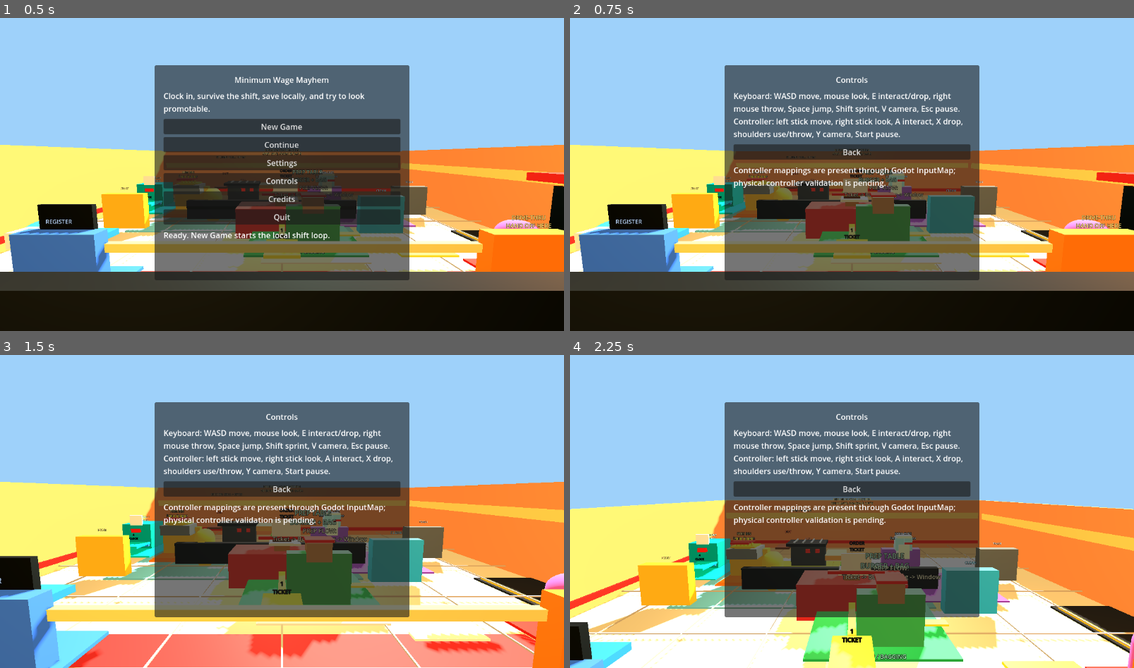
Above: before the commit, frames 1-4 (two rows, left to right).
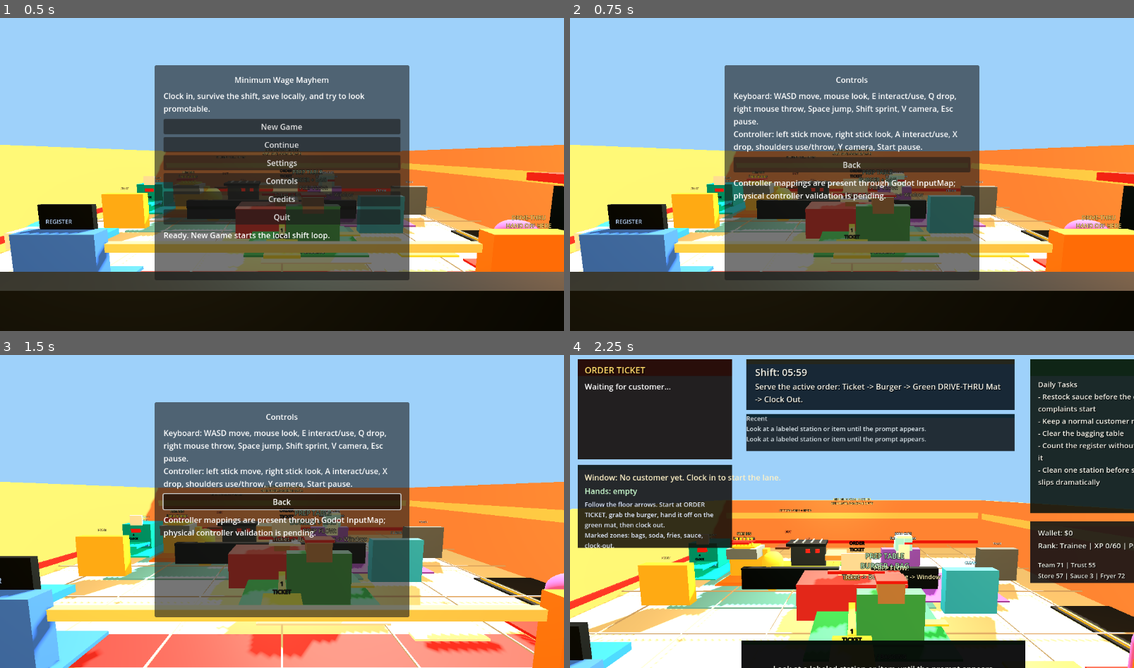
Above: after the commit, the same moments.

Repository: brogan101/minimum-wage-mayhem
Game: Godot game, scene res://scenes/world/Main.tscn
The game is run twice, just before and just after one commit, with the same random seed, the same clock (stepped at 60 frames per second) and the same inputs.
Inputs (mouse positions are in pixels of both pictures, inside the frame that each line leads up to):
- Up to frame 1 (0.5 s): no input
- Up to frame 2 (0.75 s): click "Controls" at 0.5 s
- Up to frame 3 (1.5 s): tap Enter (confirm) at 1.25 s; move the mouse to (310, 508) at 1.27 s; hold W (move_forward) from 1.28 s (still down); tap E (interact) at 1.35 s; click (310, 508) at 1.42 s
- Up to frame 4 (2.25 s): tap Space (jump) at 1.52, 1.82 s; tap Q (pickup_drop) at 1.55 s; release W (move_forward) at 2 s; click (852, 464) at 2 s, where only the run after the commit has a clickable "New Game"

Frame 1 is identical in both runs. In frame 2, 5.6% of the frame differs, in the area x 29-71%, y 23-59%; in frame 3, 5.7%; in frame 4, 69%, in the area x 1-100%, y 1-100%.

Commit message:
Phase 22 first shift feel bugfix pass

Diff:
--- a/scripts/managers/InputBootstrap.gd
+++ b/scripts/managers/InputBootstrap.gd
@@ -14,7 +14,7 @@
 	_add_key_action("move_right", [KEY_D, KEY_RIGHT])
 	_add_key_action("sprint", [KEY_SHIFT])
 	_add_key_action("interact", [KEY_E])
-	_add_key_action("pickup_drop", [KEY_E, KEY_Q])
+	_add_key_action("pickup_drop", [KEY_Q])
 	_add_key_action("use_item", [MOUSE_BUTTON_LEFT])
 	_add_key_action("throw_item", [MOUSE_BUTTON_RIGHT])
 	_add_key_action("throw", [MOUSE_BUTTON_RIGHT])
--- a/scripts/player/PlayerInteraction.gd
+++ b/scripts/player/PlayerInteraction.gd
@@ -20,13 +20,18 @@
 
 func _physics_process(_delta):
 	_update_prompt()
-	if Input.is_action_just_pressed("interact") or Input.is_action_just_pressed("pickup_drop"):
+	var interact_pressed = Input.is_action_just_pressed("interact")
+	var drop_pressed = Input.is_action_just_pressed("pickup_drop")
+	if interact_pressed or drop_pressed:
 		if carried_item:
-			if raycast and raycast.is_colliding():
+			if interact_pressed and raycast and raycast.is_colliding():
 				var target = raycast.get_collider()
-				if _is_pickup_item(target) and target != carried_item:
-					print("Item combination is deferred to Phase 2/3 station work.")
-			drop_item()
+				if use_carried_item_on(target):
+					return
+			if drop_pressed:
+				drop_item()
+			else:
+				_set_hud_feedback("Aim at a station to use " + _item_label(carried_item) + ", or press Q / X to drop.")
 		else:
 			attempt_interaction()
 	if Input.is_action_just_pressed("throw_item") and carried_item:
@@ -93,6 +98,21 @@
 	print("Threw item!")
 	_log_event("item_thrown", 1.0, _item_label(item_to_throw))
 
+func use_carried_item_on(target: Object) -> bool:
+	if not carried_item:
+		return false
+	if target and target.has_method("interact"):
+		var item_label = _item_label(carried_item)
+		target.interact(get_parent())
+		if not carried_item:
+			_update_held_hud("")
+		_log_event("carried_item_used_on_station", 1.0, item_label + " -> " + str(target.name))
+		_play_audio_hook("interact")
+		return true
+	if _is_pickup_item(target) and target != carried_item:
+		_set_hud_feedback("Use a labeled station first. Bag-combining is not part of this shift yet.")
+	return false
+
 func _autoload(name: String) -> Node:
 	return get_tree().root.get_node_or_null(name)
 
@@ -106,7 +126,16 @@
 func _update_prompt():
 	var next_prompt := ""
 	if carried_item:
-		next_prompt = "E / X: Drop " + _item_label(carried_item) + "    Mouse2 / LB: Throw"
+		var item_label = _item_label(carried_item)
+		if raycast and raycast.is_colliding():
+			var target = raycast.get_collider()
+			if target and target.has_method("interact"):
+				var text = target.get("interact_text")
+				next_prompt = "E / A: Use " + item_label + " at " + str(text if text != null else target.name) + "    Q / X: Drop"
+			else:
+				next_prompt = "Q / X: Drop " + item_label + "    Mouse2 / LB: Throw"
+		else:
+			next_prompt = "Q / X: Drop " + item_label + "    Mouse2 / LB: Throw"
 	elif raycast and raycast.is_colliding():
 		var target = raycast.get_collider()
 		if _is_pickup_item(target):
--- a/scripts/stations/DriveThruWindow.gd
+++ b/scripts/stations/DriveThruWindow.gd
@@ -9,10 +9,10 @@
 func _ready():
 	interact_text = success_text
 	var area = get_node_or_null("HandOffArea")
-	if area:
+	if not area:
+		area = _create_handoff_area()
+	if area and not area.body_entered.is_connected(_on_body_entered):
 		area.body_entered.connect(_on_body_entered)
-	else:
-		print("DriveThruWindow missing HandOffArea; use interact fallback in MVP.")
 
 func _on_body_entered(body):
 	var contents = _contents_from_body(body)
@@ -87,7 +87,29 @@
 			audio.play_sfx("customer_yell")
 		_log("drive_thru_order_failed", 0.0, ",".join(contents))
 	if body and body.is_inside_tree():
+		_clear_carried_item_if_needed(body)
 		body.queue_free()
+
+func _create_handoff_area() -> Area3D:
+	var area = Area3D.new()
+	area.name = "HandOffArea"
+	area.monitoring = true
+	area.monitorable = true
+	add_child(area)
+	var collision = CollisionShape3D.new()
+	collision.name = "HandOffAreaCollision"
+	var shape = BoxShape3D.new()
+	shape.size = Vector3(2.0, 1.5, 1.8)
+	collision.shape = shape
+	area.add_child(collision)
+	return area
+
+func _clear_carried_item_if_needed(body: Node):
+	var interaction = get_tree().root.find_child("InteractionHandler", true, false)
+	if interaction and interaction.get("carried_item") == body:
+		interaction.set("carried_item", null)
+		if interaction.has_method("_update_held_hud"):
+			interaction._update_held_hud("")
 
 func _autoload(name: String) -> Node:
 	return get_tree().root.get_node_or_null(name)
--- a/scripts/ui/MainMenuUI.gd
+++ b/scripts/ui/MainMenuUI.gd
@@ -117,7 +117,7 @@
 func show_controls():
 	mode = "controls"
 	title_label.text = "Controls"
-	body_label.text = "Keyboard: WASD move, mouse look, E interact/drop, right mouse throw, Space jump, Shift sprint, V camera, Esc pause.\nController: left stick move, right stick look, A interact, X drop, shoulders use/throw, Y camera, Start pause."
+	body_label.text = "Keyboard: WASD move, mouse look, E interact/use, Q drop, right mouse throw, Space jump, Shift sprint, V camera, Esc pause.\nController: left stick move, right stick look, A interact/use, X drop, shoulders use/throw, Y camera, Start pause."
 	_clear_buttons()
 	_add_button("Back", _back_from_submenu)
 	status_label.text = "Controller mappings are present through Godot InputMap; physical controller validation is pending."
--- a/tools/phase15_menu_playability_check.gd
+++ b/tools/phase15_menu_playability_check.gd
@@ -33,7 +33,7 @@
 	_assert(player != null, "New game keeps player in 3D scene")
 	_assert(hud.visible, "HUD appears during shift")
 	_assert(shift_manager != null and bool(shift_manager.get("is_active")), "New game starts active shift")
-	_assert(hud.objective_label.text.contains("Objective:"), "HUD objective tracker is populated")
+	_assert(hud.objective_label.text.contains("DRIVE-THRU") and hud.objective_label.text.contains("Clock Out"), "HUD objective tracker is populated")
 	_assert(hud.shift_timer_label.text.contains("Shift:"), "HUD shift timer is populated")
 
 	main.pause_game()
--- /dev/null
+++ b/tools/phase22_manual_playtest_feel_check.gd
@@ -0,0 +1,80 @@
+extends SceneTree
+
+func _initialize():
+	call_deferred("_run_check")
+
+func _run_check():
+	var main_scene = load("res://scenes/world/Main.tscn")
+	_assert(main_scene != null, "Main scene loads")
+	var main = main_scene.instantiate()
+	root.add_child(main)
+	await process_frame
+	await process_frame
+
+	var menu = root.find_child("MainMenuUI", true, false)
+	var hud = root.find_child("GameHUD", true, false)
+	_assert(menu != null and menu.visible, "New player starts at main menu")
+	_assert(hud != null and not hud.visible, "HUD is hidden before New Game")
+
+	main.start_new_game()
+	await process_frame
+	await create_timer(1.0, true).timeout
+
+	var player = root.find_child("Player", true, false)
+	var interaction = player.get_node_or_null("InteractionHandler") if player else null
+	var drive_thru = root.find_child("DriveThruStation", true, false)
+	var burger = root.find_child("TrainingBurger", true, false)
+	var order_manager = root.get_node_or_null("OrderManager")
+	_assert(player != null and interaction != null, "Player and interaction handler exist")
+	_assert(drive_thru != null and drive_thru.get_node_or_null("HandOffArea") != null, "Drive-thru has real handoff area")
+	_assert(burger != null and order_manager != null, "First-shift burger/order actors exist")
+	_assert(_action_has_key("interact", KEY_E), "Keyboard interact uses E")
+	_assert(_action_has_key("pickup_drop", KEY_Q), "Keyboard drop uses Q")
+	_assert(not _action_has_key("pickup_drop", KEY_E), "E no longer doubles as drop while holding food")
+	_assert(_action_has_joy_button("interact", JOY_BUTTON_A), "Controller interact uses A")
+	_assert(_action_has_joy_button("pickup_drop", JOY_BUTTON_X), "Controller drop uses X")
+
+	if order_manager.current_order.is_empty():
+		order_manager.generate_new_order()
+	interaction.grab_item(burger)
+	_assert(interaction.carried_item == burger, "Pickup updates carried item")
+	var used = interaction.use_carried_item_on(drive_thru)
+	await process_frame
+	await create_timer(0.3, true).timeout
+	_assert(used, "Held food can be used on the drive-thru station")
+	_assert(interaction.carried_item == null, "Successful handoff clears held item")
+	_assert(order_manager.orders_completed >= 1, "Drive-thru order completes through player interaction path")
+	_assert(hud.station_feedback_label.text.contains("Correct") or hud.station_feedback_label.text.contains("delivered"), "Handoff feedback is visible")
+
+	order_manager.generate_new_order()
+	drive_thru.interact(player)
+	await process_frame
+	_assert(hud.station_feedback_label.text.contains("Bring the ticket item"), "Empty handoff gives recovery feedback")
+
+	var controllers = Input.get_connected_joypads()
+	if controllers.is_empty():
+		print("[WARN] No physical controller detected; InputMap only was checked")
+	else:
+		print("[PASS] Physical controller detected: " + str(controllers))
+
+	print("[PASS] Phase 22 manual playtest feel smoke check passed")
+	quit(0)
+
+func _action_has_key(action_name: String, keycode: int) -> bool:
+	for event in InputMap.action_get_events(action_name):
+		if event is InputEventKey and event.keycode == keycode:
+			return true
+	return false
+
+func _action_has_joy_button(action_name: String, button_index: int) -> bool:
+	for event in InputMap.action_get_events(action_name):
+		if event is InputEventJoypadButton and event.button_index == button_index:
+			return true
+	return false
+
+func _assert(condition: bool, message: String):
+	if condition:
+		print("[PASS] " + message)
+	else:
+		push_error("[FAIL] " + message)
+		quit(1)
Not shown, changed: FILE_INCLUSION_MANIFEST.md
Not shown, changed: IMPLEMENTATION_STATUS.md
Not shown, changed: KNOWN_ISSUES.md
Not shown, added: PHASE_22_MANUAL_PLAYTEST_FEEL_BUGFIX_REPORT.md
Not shown, changed: PHASE_LOG.md
Not shown, changed: PROJECT_SOURCE_OF_TRUTH.md
Not shown, changed: SOLO_SHIFT_ACCEPTANCE_TEST.md
Not shown, changed: VALIDATION_REPORT.md
Not shown, changed: tools/validate_all.py
